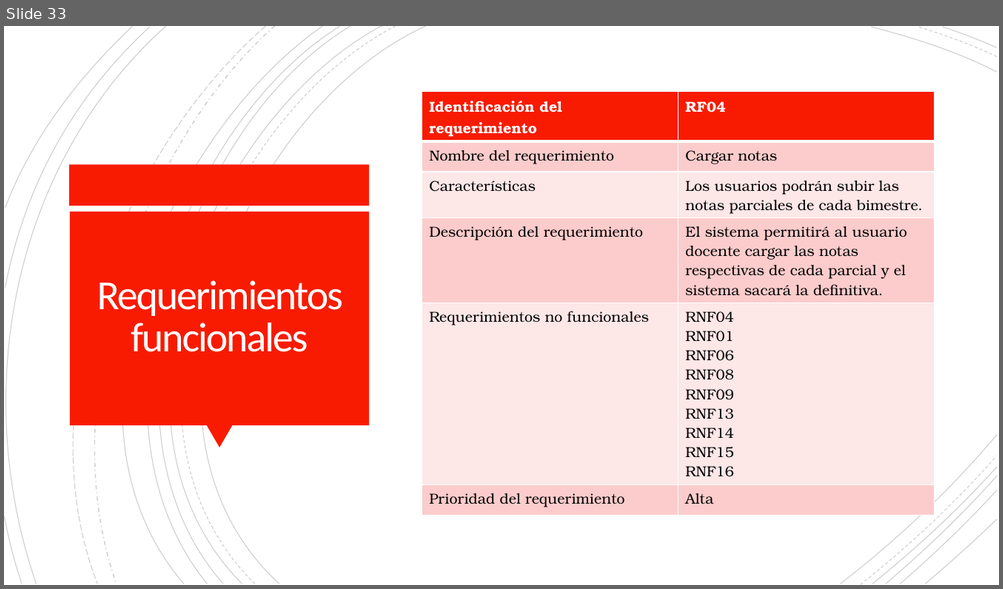
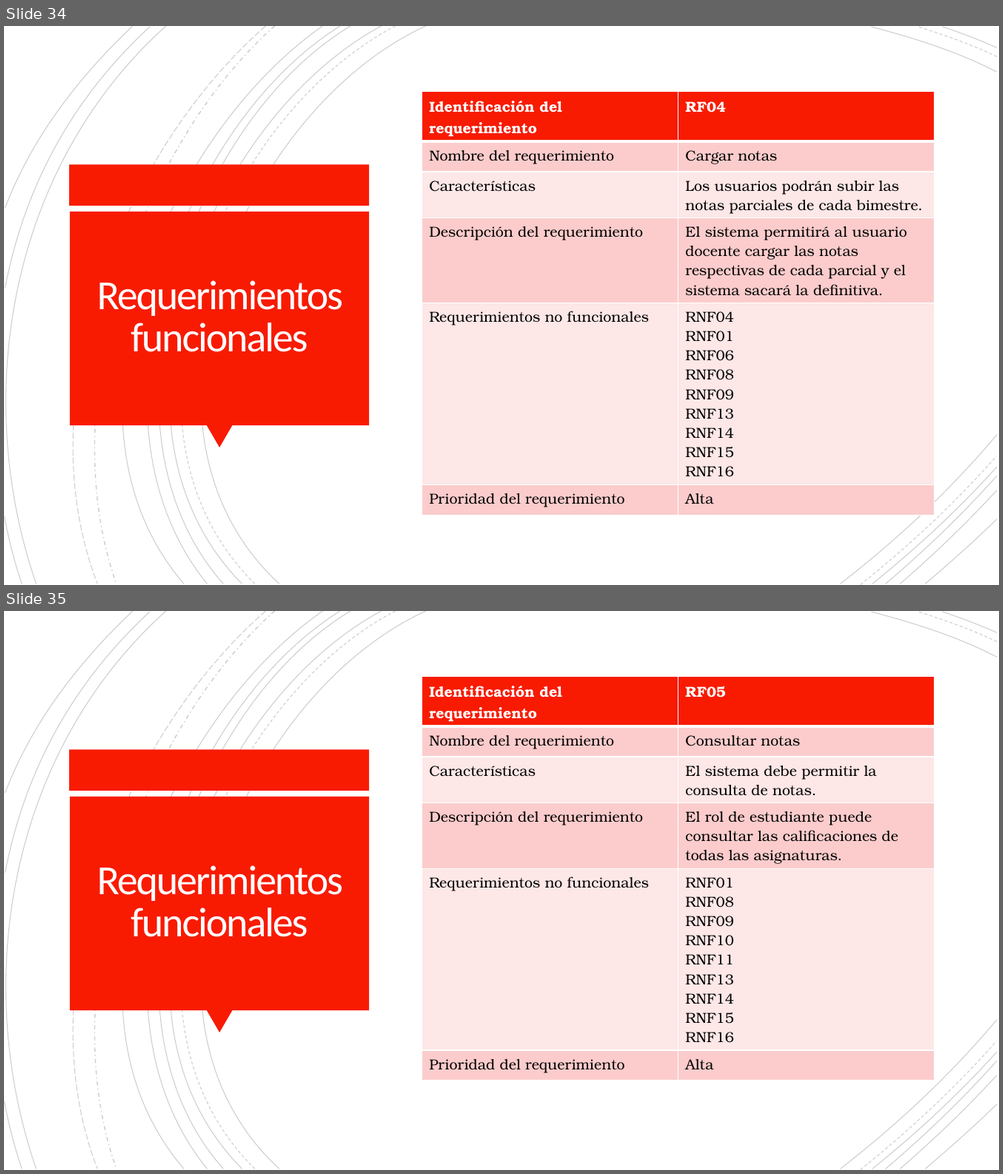
Before and after one commit to Dillan444/PROYECTO_SENA, a slide deck: PLANTEAMIENTO_DEL_PROBLEMA.pptx. Shown one above the other, each under a label of ours: slide 33 before the commit, slides 34 and 35 after it. The pictures are 1003x589 and 1003x1174 pixels, drawn with LibreOffice and Linux fonts; fonts in the diff are those of the drawing. Boxes give left, top, right and bottom in pixels: in the first picture for what was removed or moved away, otherwise in the second. Text is boxed around its words. In the diff, an @@ line names an element or a change of style, - is before the commit and + after.

Commit message:
doc.Conceptualización.V5:08/03/2021
Se incluye una diapositiva de conceptualización de UML y se agrega el quinto requerimiento funcional.

```diff
--- a/PLANTEAMIENTO_DEL_PROBLEMA.pptx
+++ b/PLANTEAMIENTO_DEL_PROBLEMA.pptx
@@ slide 35 added at (4,611,999,1170), background #FFFFFF; not listed: 24 template elements that a slide beside it also shows @@
@@ table added at (422,677,933,1076), 6 rows, 2 columns @@
+Identificación del requerimiento | RF05
+Nombre del requerimiento | Consultar notas
+Características | El sistema debe permitir la consulta de notas.
+Descripción del requerimiento | El rol de estudiante puede consultar las calificaciones de todas las asignaturas.
+Requerimientos no funcionales | RNF01 / RNF08 / RNF09 / RNF10 / RNF11 / RNF13 / RNF14 / RNF15 / RNF16
+Prioridad del requerimiento | Alta
@@ title added at (97,866,344,937), 40 pt, text #FFFEFF @@
+Requerimientos funcionales
@@ what was slide 33 is now slide 34 @@
```
Also in this commit, not shown: 3 slides changed, 1 other slide added, 1 other file.
